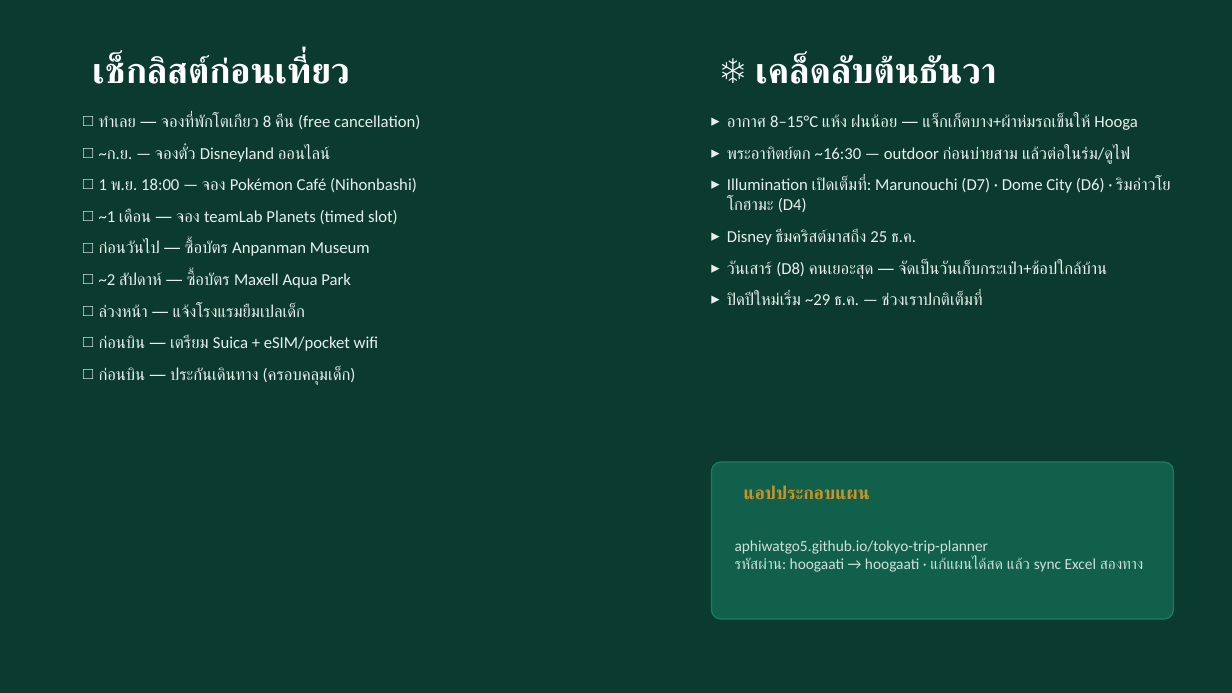
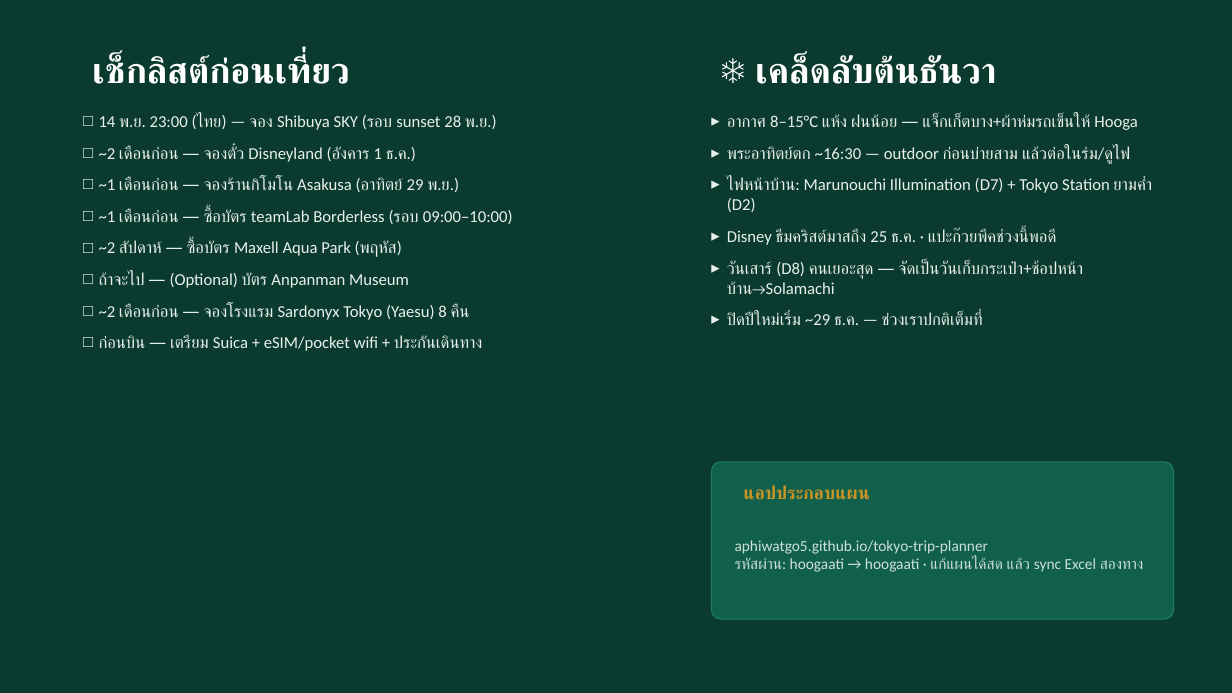
Before and after one commit to aphiwatgo5/tokyo-trip-planner, a slide deck: slide 19 of Tokyo_Trip_Plan_2026.pptx. Drawn at 1232x693 pixels with LibreOffice and Linux fonts; fonts in the diff are those of the drawing. Boxes give left, top, right and bottom in pixels: in the first picture for what was removed or moved away, otherwise in the second. Text is boxed around its words. In the diff, an @@ line names an element or a change of style, - is before the commit and + after.

```diff
--- a/Tokyo_Trip_Plan_2026.pptx
+++ b/Tokyo_Trip_Plan_2026.pptx
@@ text at box(99, 114, 513, 351): text changed @@
-□ ทำเลย — จองที่พักโตเกียว 8 คืน (free cancellation)
-□ ~ก.ย. — จองตั๋ว Disneyland ออนไลน์
-□ 1 พ.ย. 18:00 — จอง Pokémon Café (Nihonbashi)
-□ ~1 เดือน — จอง teamLab Planets (timed slot)
-□ ก่อนวันไป — ซื้อบัตร Anpanman Museum
-□ ~2 สัปดาห์ — ซื้อบัตร Maxell Aqua Park
-□ ล่วงหน้า — แจ้งโรงแรมยืมเปลเด็ก
-□ ก่อนบิน — เตรียม Suica + eSIM/pocket wifi
-□ ก่อนบิน — ประกันเดินทาง (ครอบคลุมเด็ก)
+□ 14 พ.ย. 23:00 (ไทย) — จอง Shibuya SKY (รอบ sunset 28 พ.ย.)
+□ ~2 เดือนก่อน — จองตั๋ว Disneyland (อังคาร 1 ธ.ค.)
+□ ~1 เดือนก่อน — จองร้านกิโมโน Asakusa (อาทิตย์ 29 พ.ย.)
+□ ~1 เดือนก่อน — ซื้อบัตร teamLab Borderless (รอบ 09:00–10:00)
+□ ~2 สัปดาห์ — ซื้อบัตร Maxell Aqua Park (พฤหัส)
+□ ถ้าจะไป — (Optional) บัตร Anpanman Museum
+□ ~2 เดือนก่อน — จองโรงแรม Sardonyx Tokyo (Yaesu) 8 คืน
+□ ก่อนบิน — เตรียม Suica + eSIM/pocket wifi + ประกันเดินทาง
@@ text at box(727, 178, 1152, 294): text changed @@
-▸ Illumination เปิดเต็มที่: Marunouchi (D7) · Dome City (D6) · ริมอ่าวโยโกฮามะ (D4)
-▸ Disney ธีมคริสต์มาสถึง 25 ธ.ค.
-▸ วันเสาร์ (D8) คนเยอะสุด — จัดเป็นวันเก็บกระเป๋า+ช้อปใกล้บ้าน
+▸ ไฟหน้าบ้าน: Marunouchi Illumination (D7) + Tokyo Station ยามค่ำ (D2)
+▸ Disney ธีมคริสต์มาสถึง 25 ธ.ค. · แปะก๊วยพีคช่วงนี้พอดี
+▸ วันเสาร์ (D8) คนเยอะสุด — จัดเป็นวันเก็บกระเป๋า+ช้อปหน้าบ้าน→Solamachi
```
Also in this commit, not shown: 18 other slides changed, 27 other files.
